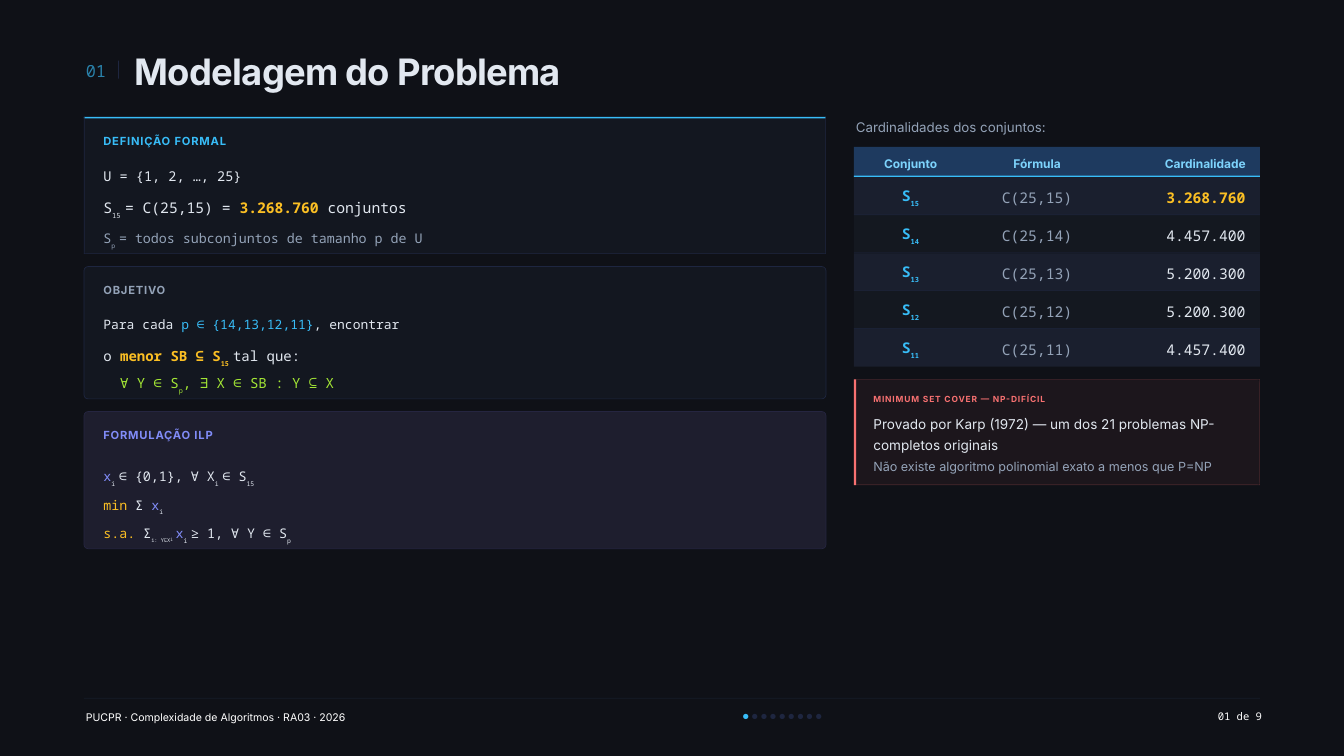
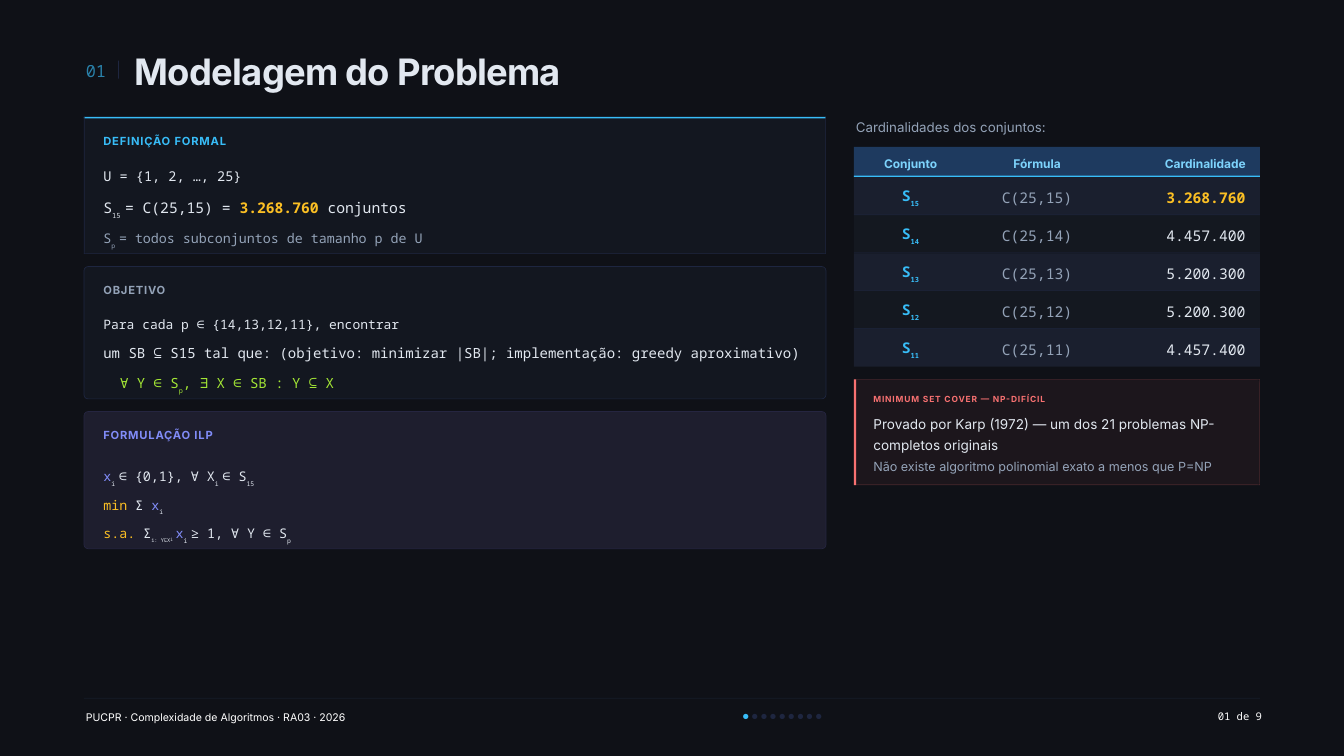
Before and after one commit to cyberfika/SCP_RA03, a slide deck: slide 2 of docs/SCP_RA03.pptx. Drawn at 1344x756 pixels with LibreOffice and Linux fonts; fonts in the diff are those of the drawing. Boxes give left, top, right and bottom in pixels: in the first picture for what was removed or moved away, otherwise in the second. Text is boxed around its words. In the diff, an @@ line names an element or a change of style, - is before the commit and + after.

Commit message:
Update greedy solver and main menu script with improved lower bound calculations and parallelized execution option for Program 1.

```diff
--- a/docs/SCP_RA03.pptx
+++ b/docs/SCP_RA03.pptx
@@ text "Para cada p ∈ {14,13,12,11}, ..." at (x1=103, y1=319, x2=399, y2=332): text colour #38BDF8 to #E2E8F0 in "p ∈ {14,13,12,11}," @@
@@ text at (x1=103, y1=347, x2=800, y2=362): text changed; text colour #FBBF24 to #E2E8F0; bold off @@
-o menor SB ⊆ S15 tal que:
+um SB ⊆ S15 tal que: (objetivo: minimizar |SB|; implementação: greedy aproximativo)
```
Also in this commit, not shown: 6 other slides changed, 7 other files.
